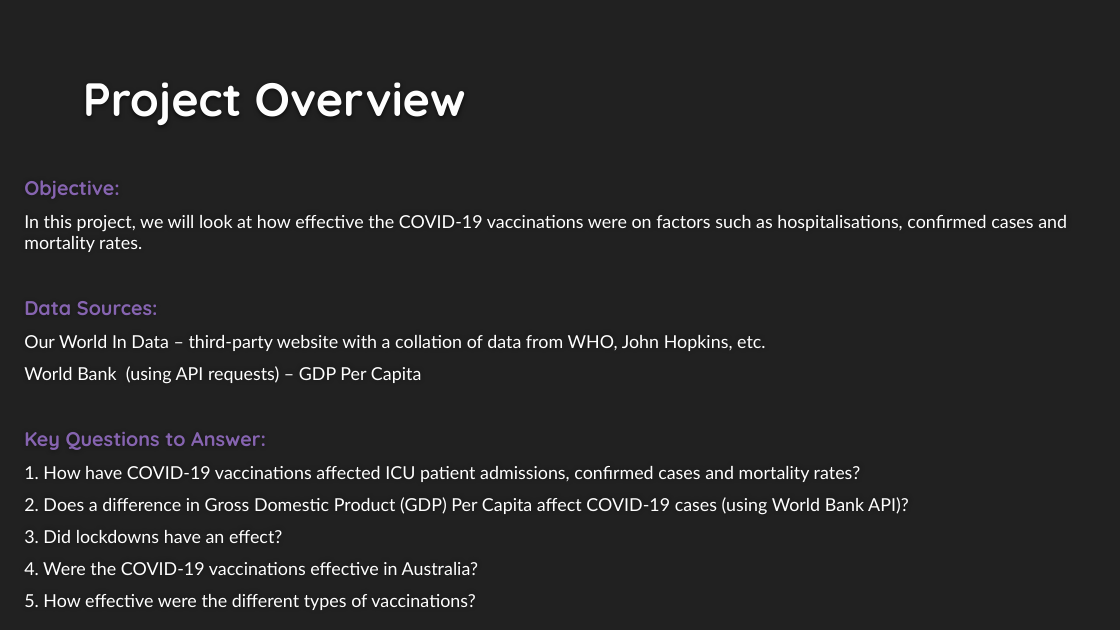
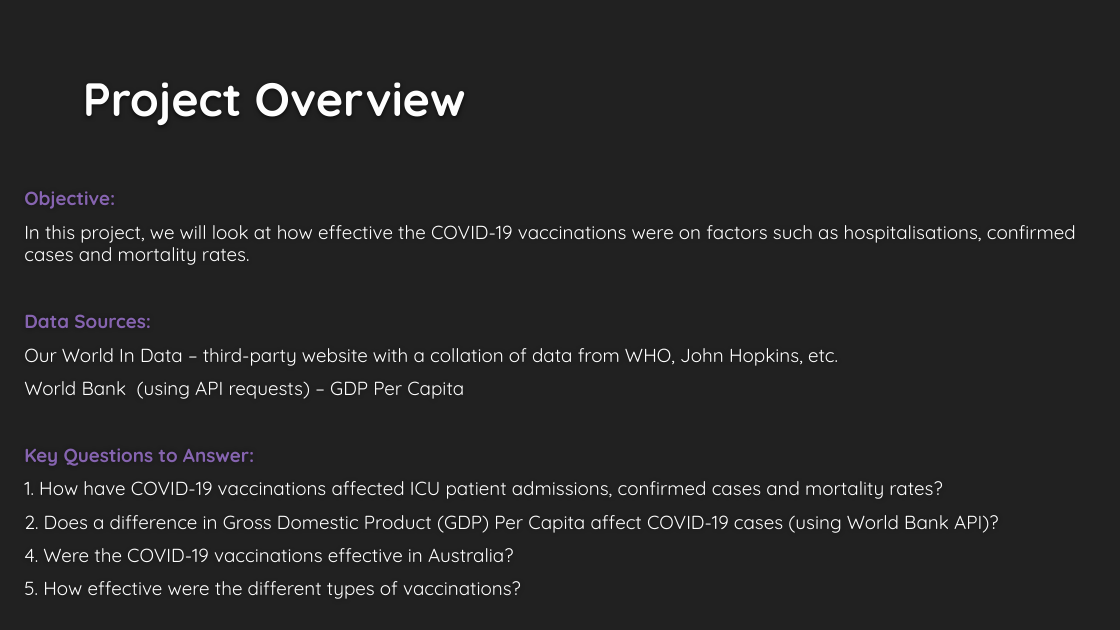
Before and after one commit to cmorrow28/project_one, a slide deck: slide 3 of Covid19_Presentation_Final.pptx. Drawn at 1120x630 pixels with LibreOffice and Linux fonts; fonts in the diff are those of the drawing; background and template pictures are left out. Boxes give left, top, right and bottom in pixels: in the first picture for what was removed or moved away, otherwise in the second. Text is boxed around its words. In the diff, an @@ line names an element or a change of style, - is before the commit and + after.

```diff
--- a/Covid19_Presentation_Final.pptx
+++ b/Covid19_Presentation_Final.pptx
@@ text "Objective:" at (24,191,1076,599): size 17 to 16.1 pt in "Objective:", "Data Sources:", "Key Questions to Answer:"; size 15.3 to 16.1 pt, font Lato to Quicksand @@
@@ text at (24,530,282,543): paragraph removed @@
-3. Did lockdowns have an effect?
```
Also in this commit, not shown: 10 other slides changed.
